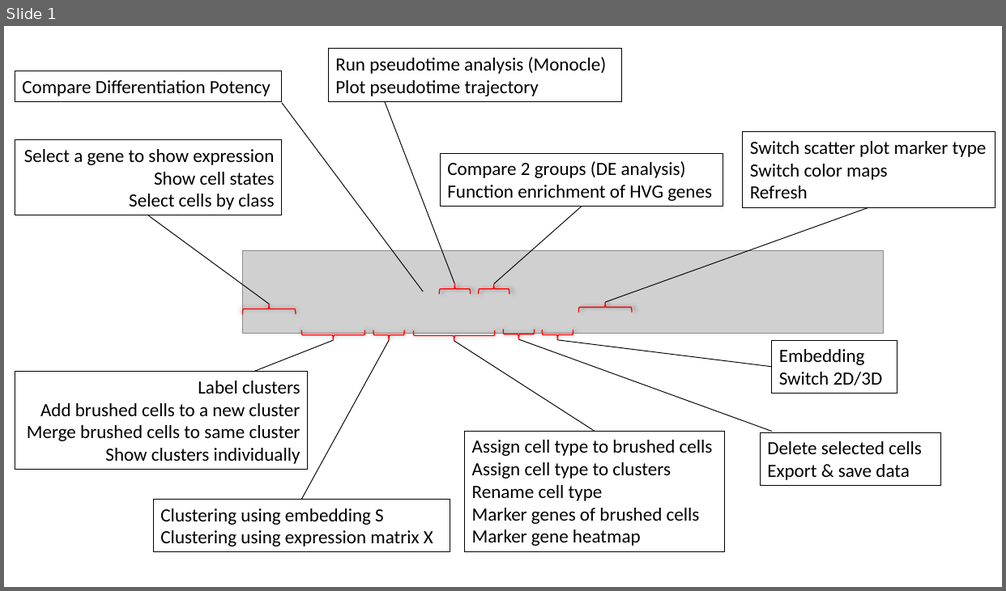
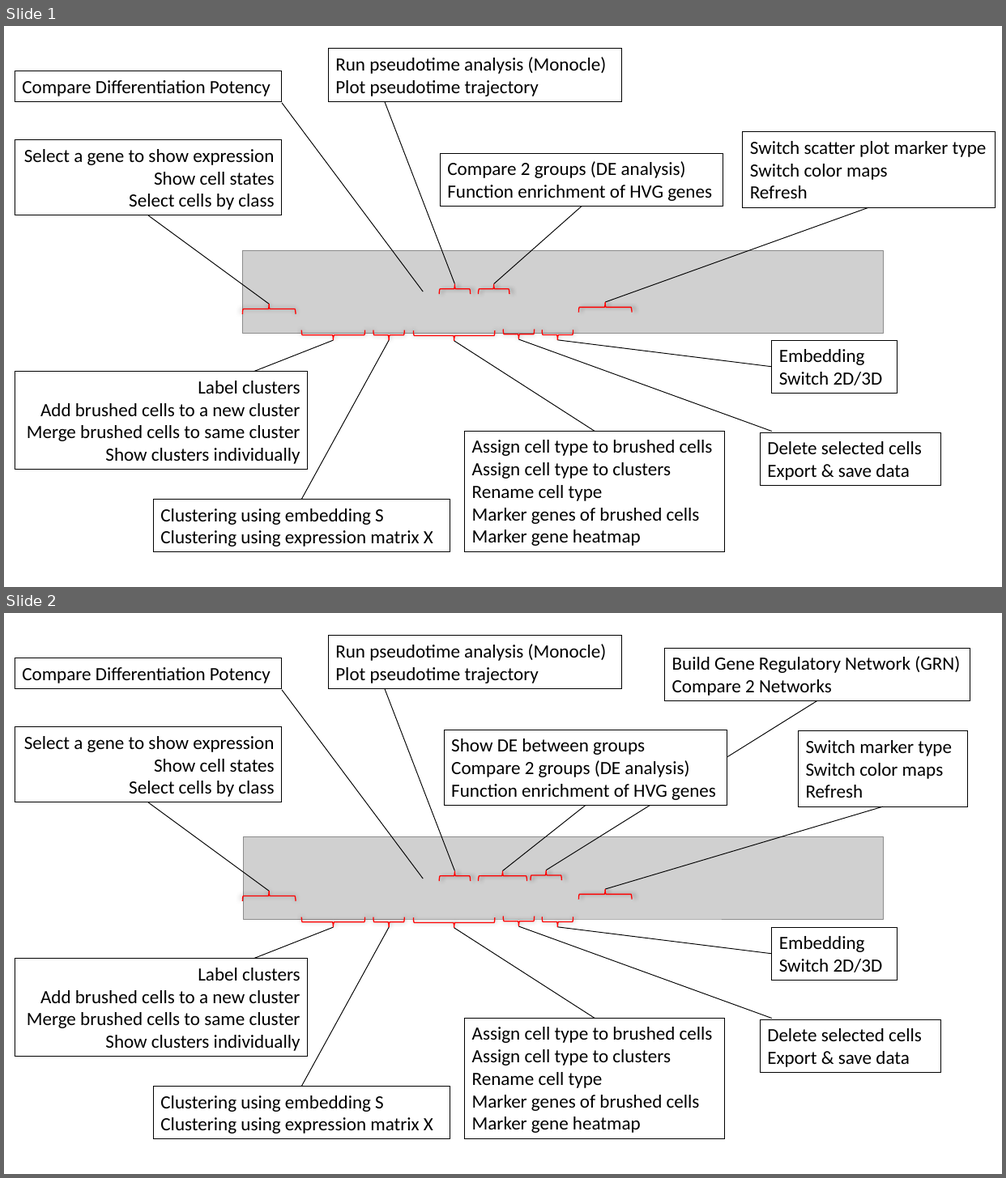
Before and after one commit to jamesjcai/scGEAToolbox, a slide deck: resources/Tooltips.pptx. Shown one above the other, each under a label of ours: slide 1 before the commit, slides 1 and 2 after it. The pictures are 1006x591 and 1006x1178 pixels, drawn with LibreOffice and Linux fonts; fonts in the diff are those of the drawing; grey boxes stand for pictures. Boxes give left, top, right and bottom in pixels: in the first picture for what was removed or moved away, otherwise in the second. Text is boxed around its words. In the diff, an @@ line names an element or a change of style, - is before the commit and + after.

```diff
--- a/resources/Tooltips.pptx
+++ b/resources/Tooltips.pptx
@@ slide 2 added at bbox=[4, 613, 1002, 1174], background #FFFFFF @@
@@ rectangle added at bbox=[328, 636, 621, 688], outline #000000 0.75 pt, 18 pt, text #000000 @@
+Run pseudotime analysis (Monocle)
+Plot pseudotime trajectory
@@ rectangle added at bbox=[15, 658, 282, 688], outline #000000 0.75 pt, 18 pt, text #000000 @@
+Compare Differentiation Potency
@@ rectangle added at bbox=[665, 648, 970, 701], outline #000000 0.75 pt, 18 pt, text #000000 @@
+Build Gene Regulatory Network (GRN)
+Compare 2 Networks
@@ line added from (282, 690) to (424, 879), #000000 0.75 pt @@
@@ line added from (385, 688) to (454, 871), #000000 0.75 pt @@
@@ line added from (817, 700) to (546, 871), #000000 0.75 pt @@
@@ rectangle added at bbox=[15, 726, 282, 803], outline #000000 0.75 pt, 18 pt, text #000000 @@
+Select a gene to show expression
+Show cell states
+Select cells by class
@@ rectangle added at bbox=[444, 730, 727, 806], fill #FFFFFF, outline #000000 0.75 pt, 18 pt, text #000000 @@
+Show DE between groups
+Compare 2 groups (DE analysis)
+Function enrichment of HVG genes
@@ rectangle added at bbox=[799, 731, 967, 807], outline #000000 0.75 pt, 18 pt, text #000000 @@
+Switch marker type
+Switch color maps
+Refresh
@@ line added from (148, 803) to (269, 892), #000000 0.75 pt @@
@@ line added from (586, 806) to (503, 871), #000000 0.75 pt @@
@@ line added from (883, 807) to (605, 889), #000000 0.75 pt @@
@@ picture added at bbox=[244, 837, 884, 919] @@
@@ left brace added at bbox=[439, 871, 471, 882], outline #FF0000 1 pt @@
@@ left brace added at bbox=[479, 871, 527, 881], outline #FF0000 1 pt @@
@@ left brace added at bbox=[530, 871, 562, 881], outline #FF0000 1 pt @@
@@ left brace added at bbox=[242, 891, 296, 901], outline #FF0000 1 pt @@
@@ left brace added at bbox=[578, 889, 632, 900], outline #FF0000 1 pt @@
@@ line added from (254, 959) to (334, 927), #000000 0.75 pt @@
@@ left brace added at bbox=[301, 918, 365, 928], outline #FF0000 1 pt @@
@@ line added from (302, 1087) to (389, 927), #000000 0.75 pt @@
@@ left brace added at bbox=[373, 918, 404, 928], outline #FF0000 1 pt @@
@@ left brace added at bbox=[414, 918, 496, 929], outline #FF0000 1 pt @@
@@ line added from (594, 1019) to (454, 928), #000000 0.75 pt @@
@@ left brace added at bbox=[503, 916, 535, 926], outline #FF0000 1 pt @@
@@ line added from (772, 1019) to (519, 926), #000000 0.75 pt @@
@@ left brace added at bbox=[543, 917, 573, 927], outline #FF0000 1 pt @@
@@ line added from (772, 954) to (558, 927), #000000 0.75 pt @@
@@ rectangle added at bbox=[772, 927, 898, 981], outline #000000 0.75 pt, 18 pt, text #000000 @@
+Embedding
+Switch 2D/3D
@@ rectangle added at bbox=[15, 959, 307, 1057], outline #000000 0.75 pt, 18 pt, text #000000 @@
+Label clusters
+Add brushed cells to a new cluster
+Merge brushed cells to same cluster
+Show clusters individually
@@ rectangle added at bbox=[464, 1019, 724, 1140], outline #000000 0.75 pt, 18 pt, text #000000 @@
+Assign cell type to brushed cells
+Assign cell type to clusters
+Rename cell type
+Marker genes of brushed cells
+Marker gene heatmap
@@ rectangle added at bbox=[760, 1020, 940, 1072], outline #000000 0.75 pt, 18 pt, text #000000 @@
+Delete selected cells
+Export & save data
@@ rectangle added at bbox=[154, 1087, 450, 1140], outline #000000 0.75 pt, 18 pt, text #000000 @@
+Clustering using embedding S
+Clustering using expression matrix X
```
Also in this commit, not shown: 1 other file.
